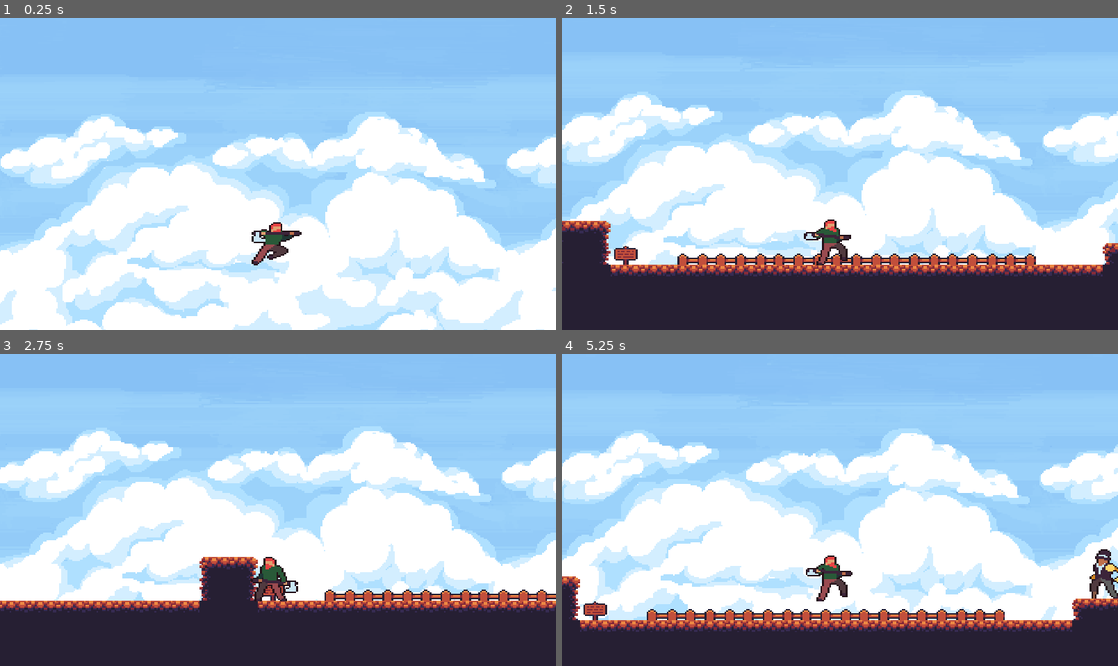
Above: before the commit, frames 1-4 (two rows, left to right).
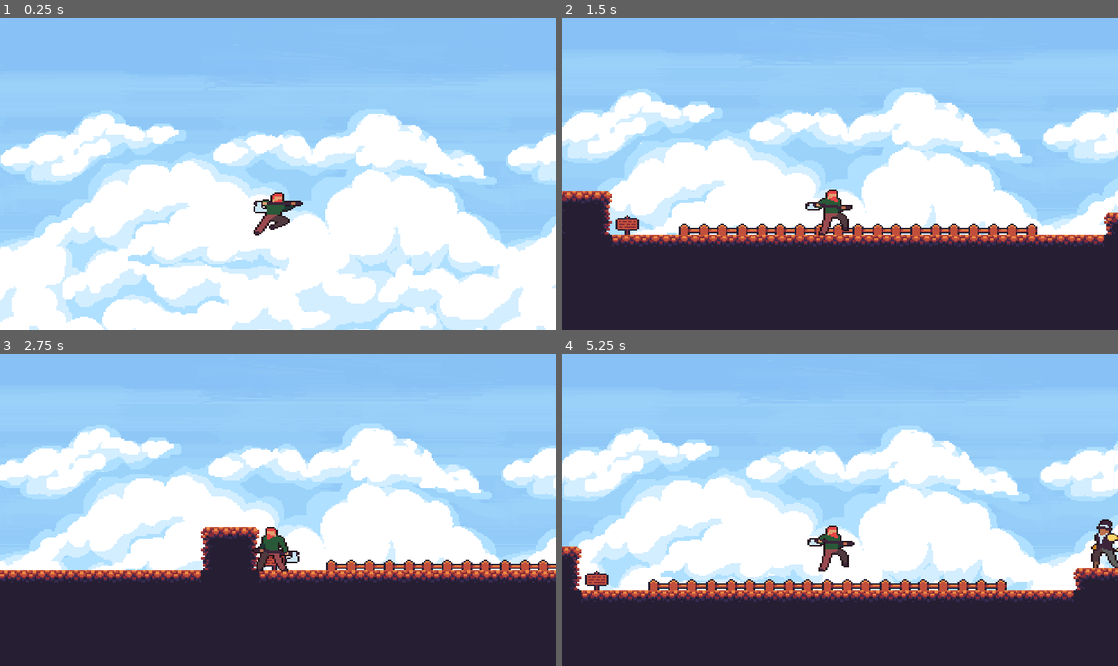
Above: after the commit, the same moments.

Repository: JuanWigg/RPGPlatformer-GodotProject
Game: Godot game, scene res://LevelTemplate.tscn
Two runs of this game, one before a commit and one after it. Both use one fixed random seed, a clock stepped at 60 frames per second and the inputs below.
Inputs:
- Up to frame 1 (0.25 s): no input
- Up to frame 2 (1.5 s): hold D (move_right) from 0.53 s (still down); tap Z (attack1) at 0.6 s; tap Space (jump) at 0.77 s; tap X (attack2) at 1.35 s
- Up to frame 3 (2.75 s): tap Space (jump) at 1.52 s; release D (move_right) at 2.03 s; hold A (move_left) from 2.03 s (still down); hold Shift (run) from 2.03 s (still down)
- Up to frame 4 (5.25 s): release A (move_left) at 2.78 s; release Shift (run) at 2.78 s; hold D (move_right) 2.78-4.28 s; tap Z (attack1) at 2.85, 5.1 s; tap Space (jump) at 3.02, 3.77, 4.52 s; tap X (attack2) at 3.6 s; hold A (move_left) 4.28-5.03 s; tap Shift (run) at 4.35 s; hold D (move_right) from 5.03 s (still down)

The runs differ from the first frame. In frame 1, 10% of the frame differs, in the area x 0-100%, y 29-100%; in frame 2, 20%; in frame 3, 20%; in frame 4, 22%, in the area x 0-100%, y 22-90%.

Commit message:
Agrega git ignore

Diff:
--- a/src/Actors/Player.tscn
+++ b/src/Actors/Player.tscn
@@ -336,7 +336,7 @@
 texture = ExtResource( 2 )
 vframes = 10
 hframes = 7
-frame = 67
+frame = 5
 
 [node name="Att1Hit" type="Area2D" parent="PlayerSprite"]
 position = Vector2( 24.2242, 26.8002 )
@@ -369,7 +369,7 @@
 anims/walk = SubResource( 12 )
 
 [node name="Camera2D" type="Camera2D" parent="."]
-position = Vector2( -30.3323, -67.4955 )
+position = Vector2( -31.1685, -45.3351 )
 current = true
 zoom = Vector2( 0.3, 0.4 )
 
Not shown, added: .gitignore
Not shown, added: LevelTemplate.tscn.orig
